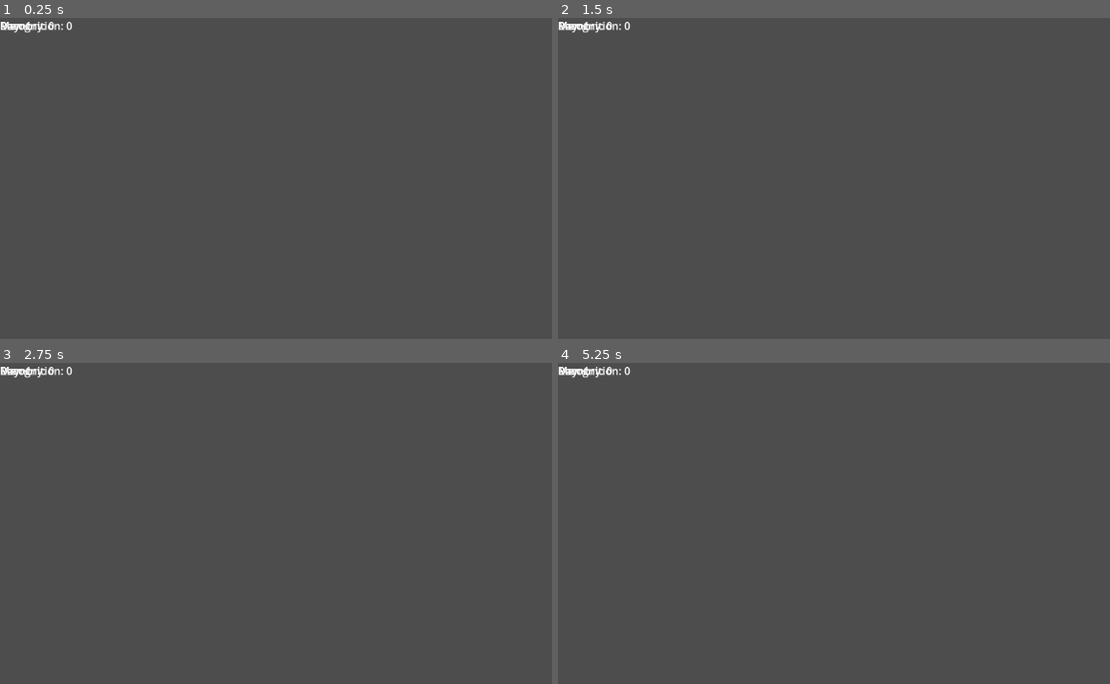
Above: before the commit, frames 1-4 (two rows, left to right).
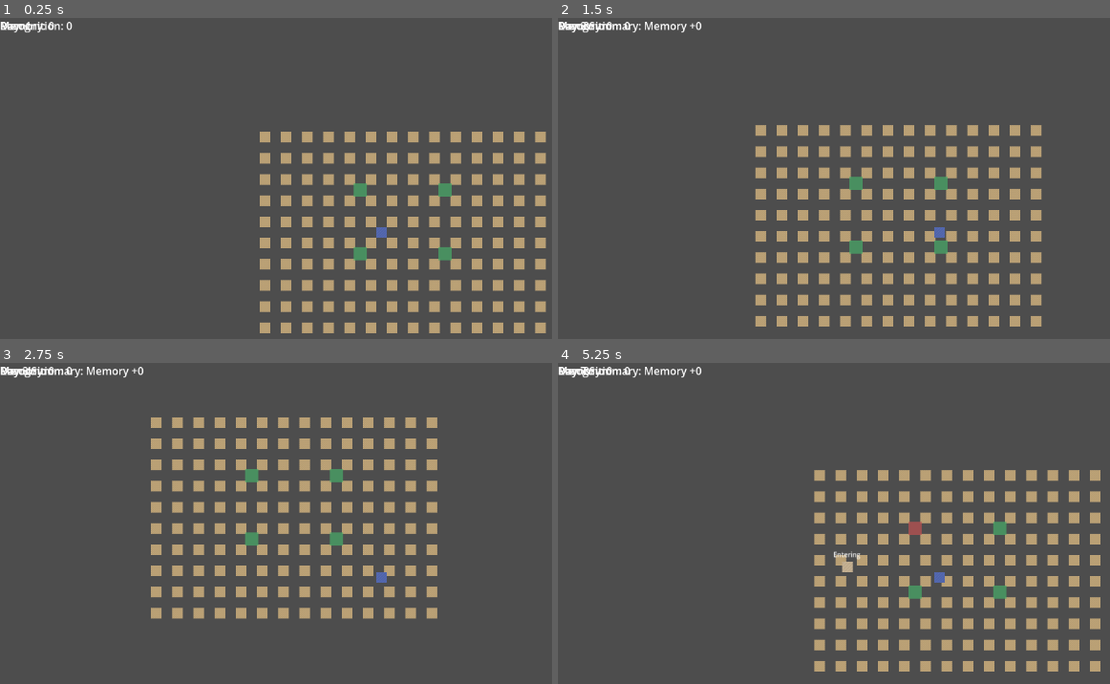
Above: after the commit, the same moments.

Repository: luchete-library/luchete
Game: Godot game, scene res://scenes/Main.tscn
Same seed, same stepped clock (60 frames per second), same inputs: the game is played once before the commit and once after it.
Inputs:
- Up to frame 1 (0.25 s): no input
- Up to frame 2 (1.5 s): tap Enter at 0.5 s; hold D 0.53-1.28 s; tap N at 0.6, 1.35 s; hold S from 1.28 s (still down)
- Up to frame 3 (2.75 s): release S at 2.03 s; hold D from 2.03 s (still down); tap N at 2.1 s
- Up to frame 4 (5.25 s): release D at 2.78 s; hold W 2.78-3.53 s; tap N every 0.75 s from 2.85 to 5.1 s; hold A 3.53-5.03 s; hold S from 5.03 s (still down)

The runs differ from the first frame. In frame 1, 9.9% of the frame differs, in the area x 47-99%, y 35-99%; in frame 2, 10%; in frame 3, 10%; in frame 4, 10%, in the area x 0-99%, y 1-97%.
Error before the commit: Parse Error: Too many arguments for "create_from_image()" call. Expected at most 1 but received 2. (res://scripts/library/LibraryRoom.gd:81)

Commit message:
Fix: Update Godot 4 API usages
Update only the existing Godot 3-style API calls that block parsing or runtime in Godot 4.6.

Keep current gameplay behavior and scene structure intact while restoring project loading.

Diff:
--- a/scenes/player/Player.tscn
+++ b/scenes/player/Player.tscn
@@ -1,6 +1,9 @@
 [gd_scene load_steps=3 format=3.4]
 
 [ext_resource path="res://scripts/player/Player.gd" type="Script" id=1]
+
+[sub_resource type="RectangleShape2D" id=1]
+size = Vector2(18, 22)
 
 [node name="Player" type="CharacterBody2D"]
 script = ExtResource( 1 )
@@ -11,7 +14,7 @@
 region_enabled = false
 
 [node name="CollisionShape2D" type="CollisionShape2D" parent="."]
-shape = RectangleShape2D( size = Vector2(18, 22) )
+shape = SubResource( 1 )
 
 [node name="Camera2D" type="Camera2D" parent="."]
 current = true
--- a/scenes/visitors/Visitor.tscn
+++ b/scenes/visitors/Visitor.tscn
@@ -1,6 +1,9 @@
 [gd_scene load_steps=3 format=3.4]
 
 [ext_resource path="res://scripts/visitors/Visitor.gd" type="Script" id=1]
+
+[sub_resource type="RectangleShape2D" id=1]
+size = Vector2(18, 18)
 
 [node name="Visitor" type="CharacterBody2D"]
 script = ExtResource( 1 )
@@ -17,4 +20,4 @@
 vertical_alignment = 1
 
 [node name="CollisionShape2D" type="CollisionShape2D" parent="."]
-shape = RectangleShape2D( size = Vector2(18, 18) )
+shape = SubResource( 1 )
--- a/scripts/library/LibraryRoom.gd
+++ b/scripts/library/LibraryRoom.gd
@@ -54,31 +54,31 @@
     return Vector2.ZERO
 
 func _create_floor_map() -> TileMap:
+    var atlas_source = TileSetAtlasSource.new()
+    atlas_source.texture = _build_floor_texture()
+    atlas_source.texture_region_size = Vector2i(16, 16)
+    atlas_source.create_tile(Vector2i.ZERO)
+
     var tile_set = TileSet.new()
-    tile_set.create_tile(0)
-    tile_set.tile_set_texture(0, _build_floor_texture())
-    tile_set.tile_set_region(0, Rect2(Vector2.ZERO, Vector2(16, 16)))
-    tile_set.tile_set_name(0, "Floor")
+    tile_set.tile_size = Vector2i(int(CELL_SIZE.x), int(CELL_SIZE.y))
+    var source_id = tile_set.add_source(atlas_source)
 
     var tile_map = TileMap.new()
     tile_map.tile_set = tile_set
-    tile_map.cell_size = CELL_SIZE
     tile_map.z_index = -1
     for x in ROOM_WIDTH:
         for y in ROOM_HEIGHT:
-            tile_map.set_cell_item(x, y, 0)
+            tile_map.set_cell(0, Vector2i(x, y), source_id, Vector2i.ZERO)
     return tile_map
 
 func _build_floor_texture() -> Texture2D:
     var image = Image.create(16, 16, false, Image.FORMAT_RGBA8)
-    image.lock()
     image.fill(Color8(180, 156, 112, 255))
     for x in 16:
         for y in 16:
             if (x + y) % 3 == 0:
                 image.set_pixel(x, y, Color8(199, 170, 128, 255))
-    image.unlock()
-    return ImageTexture.create_from_image(image, 0)
+    return ImageTexture.create_from_image(image)
 
 func _build_walls() -> void:
     _add_wall(Rect2(Vector2.ZERO, Vector2(ROOM_WIDTH * CELL_SIZE.x, CELL_SIZE.y)))
--- a/scripts/managers/VisitorManager.gd
+++ b/scripts/managers/VisitorManager.gd
@@ -9,10 +9,10 @@
 
 var spawn_timer := 0.0
 var current_spawn_interval := SPAWN_INTERVAL
-var library_room = null
-var memory_manager = null
+var library_room: Node = null
+var memory_manager: Node = null
 var active_visitors := []
-var game_root = null
+var game_root: Node = null
 
 func setup(library_room_node: Node, memory_manager_node: Node, game_root_node: Node) -> void:
     library_room = library_room_node
@@ -28,7 +28,7 @@
         _try_spawn_visitor()
 
 func update_day(current_day: int) -> void:
-    var next_interval := max(
+    var next_interval: float = maxf(
         MIN_SPAWN_INTERVAL,
         SPAWN_INTERVAL - float(current_day - 1) * SPAWN_INTERVAL_DAY_STEP
     )
@@ -49,7 +49,7 @@
     if spot_name == "":
         return
     var spot_position = library_room.get_reading_spot_position(spot_name)
-    var visitor = VISITOR_SCENE.instantiate() as Visitor
+    var visitor = VISITOR_SCENE.instantiate()
     visitor.setup(entrance, spot_position, spot_name, library_room, memory_manager, self)
     add_child(visitor)
     active_visitors.append(visitor)
--- a/scripts/player/Player.gd
+++ b/scripts/player/Player.gd
@@ -3,7 +3,6 @@
 const SPEED = 120.0
 const ACCELERATION = 640.0
 const FRICTION = 900.0
-var velocity = Vector2.ZERO
 
 @onready var sprite = $Sprite2D
 
@@ -12,8 +11,8 @@
 
 func _physics_process(delta: float) -> void:
     var direction = Vector2(
-        int(Input.is_key_pressed(Key.D)) - int(Input.is_key_pressed(Key.A)),
-        int(Input.is_key_pressed(Key.S)) - int(Input.is_key_pressed(Key.W))
+        int(Input.is_key_pressed(KEY_D)) - int(Input.is_key_pressed(KEY_A)),
+        int(Input.is_key_pressed(KEY_S)) - int(Input.is_key_pressed(KEY_W))
     )
     if direction != Vector2.ZERO:
         direction = direction.normalized()
@@ -21,15 +20,13 @@
     else:
         velocity = velocity.move_toward(Vector2.ZERO, FRICTION * delta)
 
-    velocity = move_and_slide(velocity)
+    move_and_slide()
 
 func _build_player_texture() -> Texture2D:
     var image = Image.create(16, 16, false, Image.FORMAT_RGBA8)
-    image.lock()
     image.fill(Color8(80, 100, 170, 255))
     for x in 16:
         for y in 16:
             if (x + y) % 4 == 0:
                 image.set_pixel(x, y, Color8(90, 110, 180, 255))
-    image.unlock()
-    return ImageTexture.create_from_image(image, 0)
+    return ImageTexture.create_from_image(image)
--- a/scripts/systems/MemoryManager.gd
+++ b/scripts/systems/MemoryManager.gd
@@ -3,19 +3,21 @@
 
 signal memory_changed(total_memory: int)
 
+const MEMORY_DATA = preload("res://scripts/systems/MemoryData.gd")
+
 var memory_log := []
 var total_memory := 0
 var daily_memory := 0
 
-func create_memory(topic: String, value: int, duration: float) -> MemoryData:
-    var memory = MemoryData.new()
+func create_memory(topic: String, value: int, duration: float) -> Resource:
+    var memory = MEMORY_DATA.new()
     memory.topic = topic
     memory.value = value
     memory.duration = duration
-    memory.timestamp = Engine.get_time_since_startup()
+    memory.timestamp = Time.get_ticks_msec() / 1000.0
     return memory
 
-func record_memory(memory: MemoryData) -> void:
+func record_memory(memory: Resource) -> void:
     memory_log.append(memory)
     total_memory += memory.value
     daily_memory += memory.value
--- a/scripts/visitors/Visitor.gd
+++ b/scripts/visitors/Visitor.gd
@@ -16,12 +16,11 @@
 
 var state := State.SPAWN
 var target_position := Vector2.ZERO
-var velocity := Vector2.ZERO
 var reading_timer := 0.0
 var spot_name := ""
-var memory_manager := null
-var library_room := null
-var visitor_manager := null
+var memory_manager: Node = null
+var library_room: Node = null
+var visitor_manager: Node = null
 
 @onready var sprite = $Sprite2D
 @onready var state_label = $StateLabel
@@ -67,7 +66,7 @@
         velocity = velocity.move_toward(direction * SPEED, ACCELERATION * delta)
     else:
         velocity = velocity.move_toward(Vector2.ZERO, FRICTION * delta)
-    velocity = move_and_slide(velocity)
+    move_and_slide()
 
 func _leave_library() -> void:
     _set_state(State.LEAVING)
@@ -100,11 +99,9 @@
 
 func _build_visitor_texture() -> Texture2D:
     var image = Image.create(16, 16, false, Image.FORMAT_RGBA8)
-    image.lock()
     image.fill(Color8(190, 170, 140, 255))
     for x in 16:
         for y in 16:
             if (x + y) % 5 == 0:
                 image.set_pixel(x, y, Color8(210, 190, 160, 255))
-    image.unlock()
-    return ImageTexture.create_from_image(image, 0)
+    return ImageTexture.create_from_image(image)
